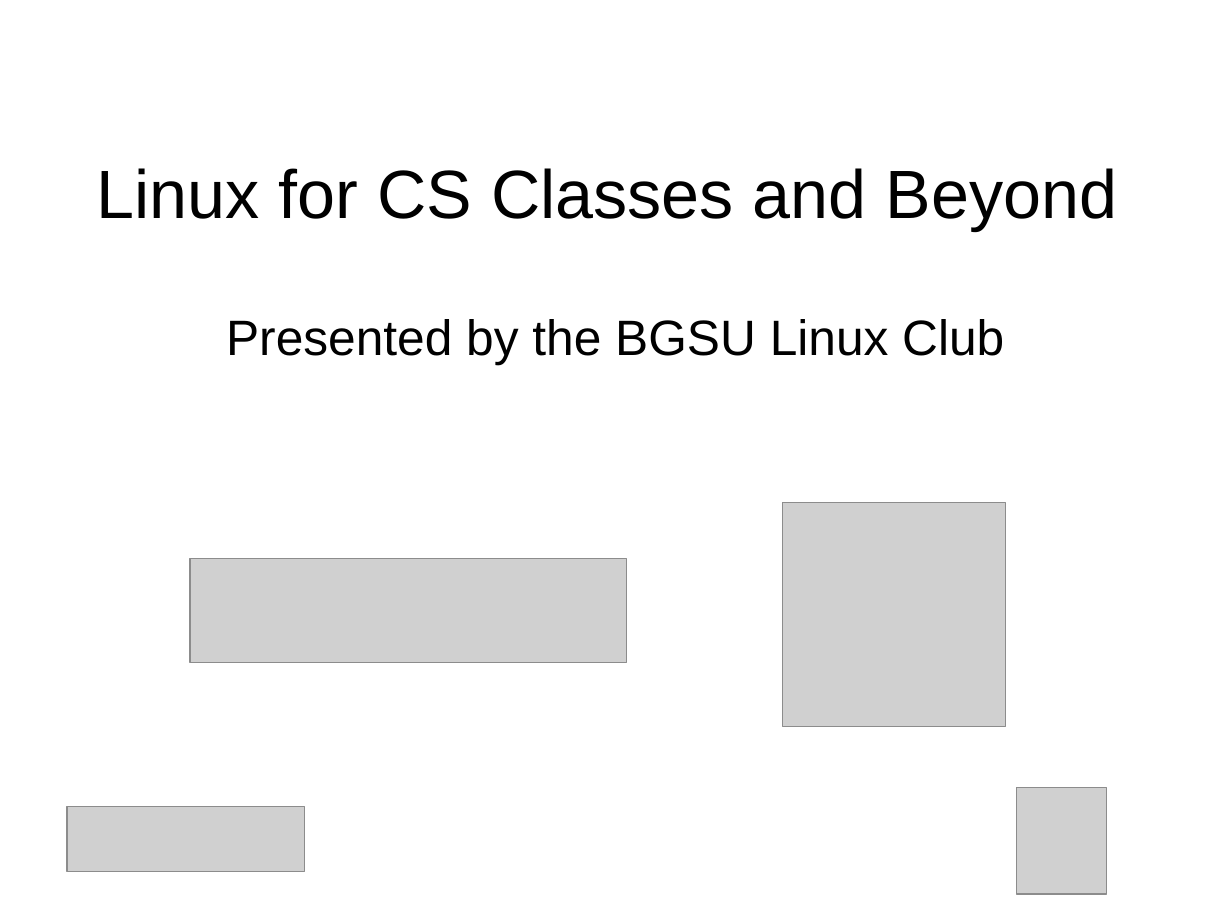
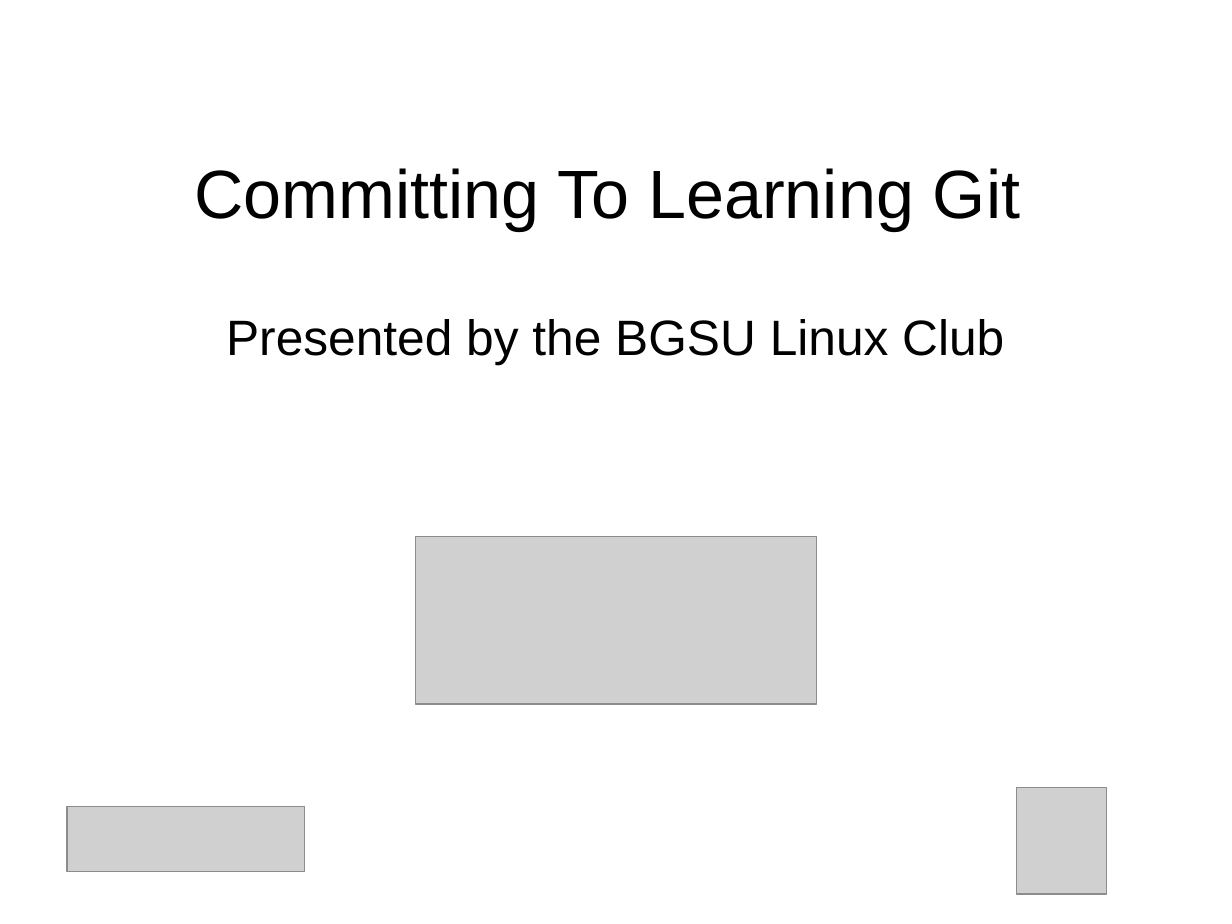
Before and after one commit to BGSU-Linux-Club/BGSU-Git-Tutorial, a slide deck: slide 1 of presentation.odp. Drawn at 1232x924 pixels with LibreOffice and Linux fonts; fonts in the diff are those of the drawing; grey boxes stand for pictures. Boxes give left, top, right and bottom in pixels: in the first picture for what was removed or moved away, otherwise in the second. Text is boxed around its words. In the diff, an @@ line names an element or a change of style, - is before the commit and + after.

```diff
--- a/presentation.odp
+++ b/presentation.odp
@@ title at bbox=[194, 168, 1020, 231]: text changed @@
-Linux for CS Classes and Beyond
+Committing To Learning Git
@@ picture: place and size @@
-picture at bbox=[783, 503, 1006, 727]
+picture at bbox=[416, 537, 817, 704]
@@ picture removed at bbox=[190, 559, 627, 663] @@
```
Also in this commit, not shown: 4 other slides changed, 5 slides added, 1 other file.
